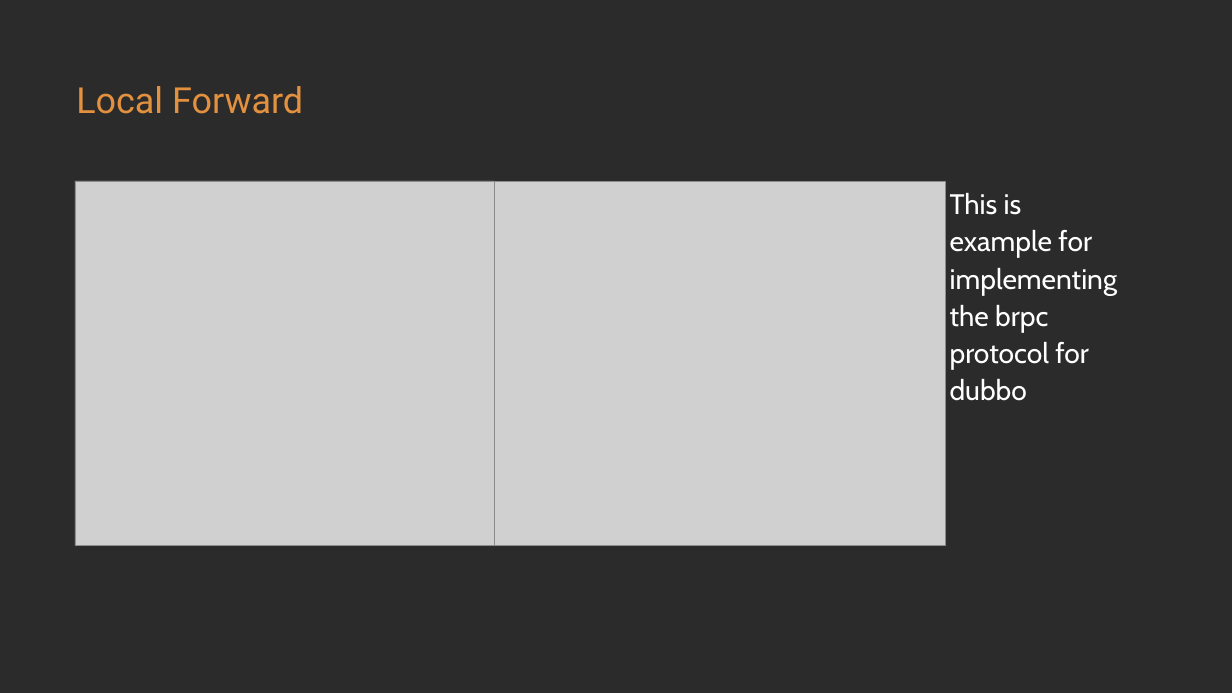
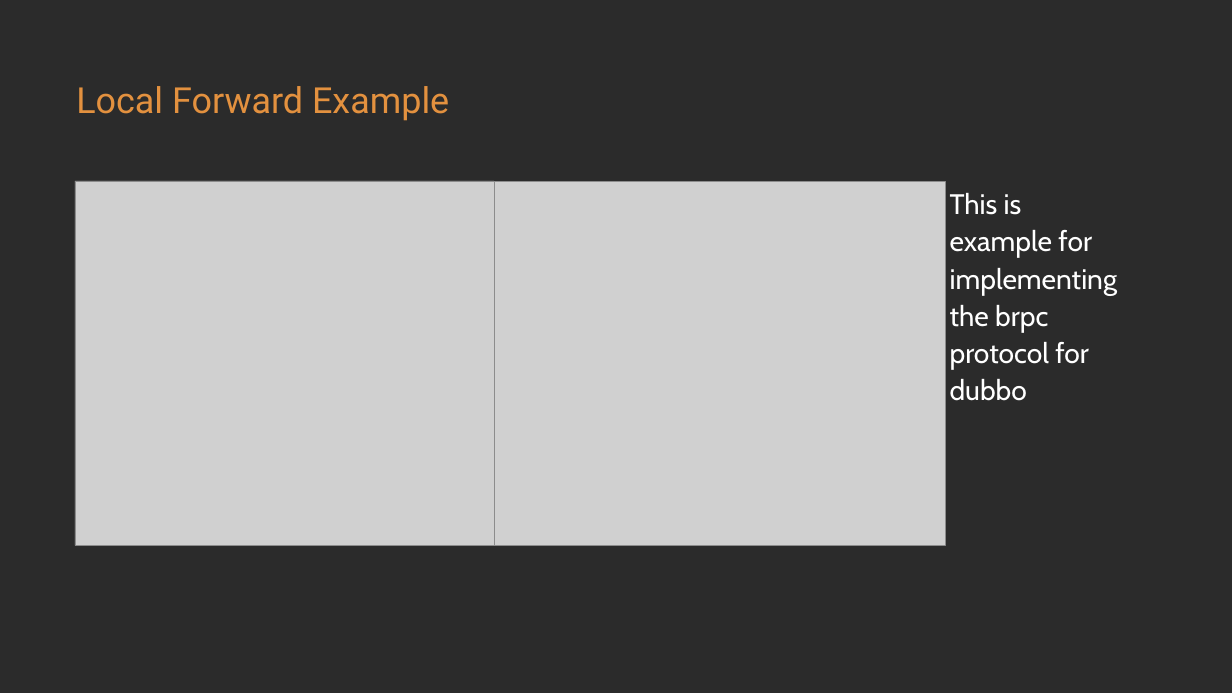
Before and after one commit to loongs-zhang/ACOCA2024-PlayWithWASM, a slide deck: slide 11 of PlayWithWASM.pptx. Drawn at 1232x693 pixels with LibreOffice and Linux fonts; fonts in the diff are those of the drawing; grey boxes stand for pictures; background and template pictures are left out; a plain dark background stands for a picture behind light text. Boxes give left, top, right and bottom in pixels: in the first picture for what was removed or moved away, otherwise in the second. Text is boxed around its words. In the diff, an @@ line names an element or a change of style, - is before the commit and + after.

```diff
--- a/PlayWithWASM.pptx
+++ b/PlayWithWASM.pptx
@@ text at bbox=[76, 86, 449, 121]: text changed @@
-Local Forward
+Local Forward Example
```
Also in this commit, not shown: 6 other slides changed, 2 slides added, 1 slide removed.
